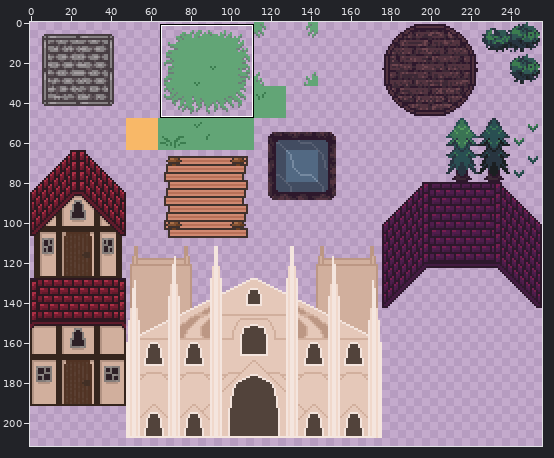
A sprite sheet gets an edit: Assets/Graphics/Tilesets/town_outside.png. The picture above shows the old version from afar; the outline marks the close-up.
Close-up. Old version:
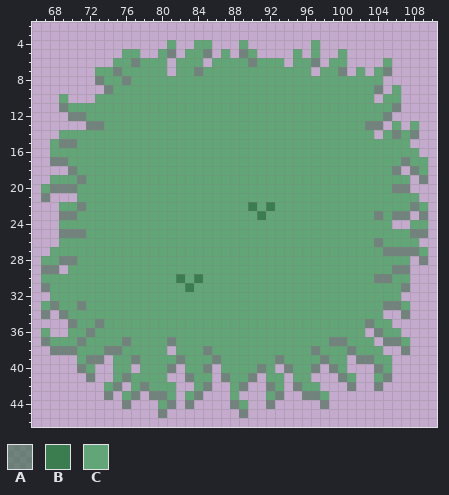
The file is 256x256 pixels. Colours within 5 levels of each other are drawn and written as one. Shown: x 66..110, y 2..46. The wide view leaves out empty margins. The commit also changed other parts of the picture, which this record leaves out.
Palette (. is transparent): A #416d4ea1  B #3b7d4f  C #62a576
The result:
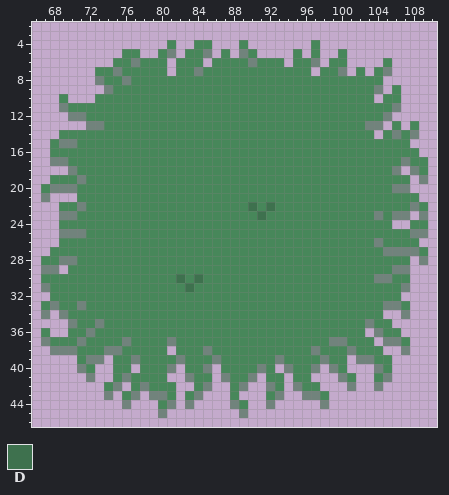
Colours new in this view: D #3e714e
What changed:
colour C: #62a576 -> #47875a
y 22: x 90 B -> D; x 92 B -> D
y 23: x 91 B -> D
y 30: x 82 B -> D; x 84 B -> D
y 31: x 83 B -> D
